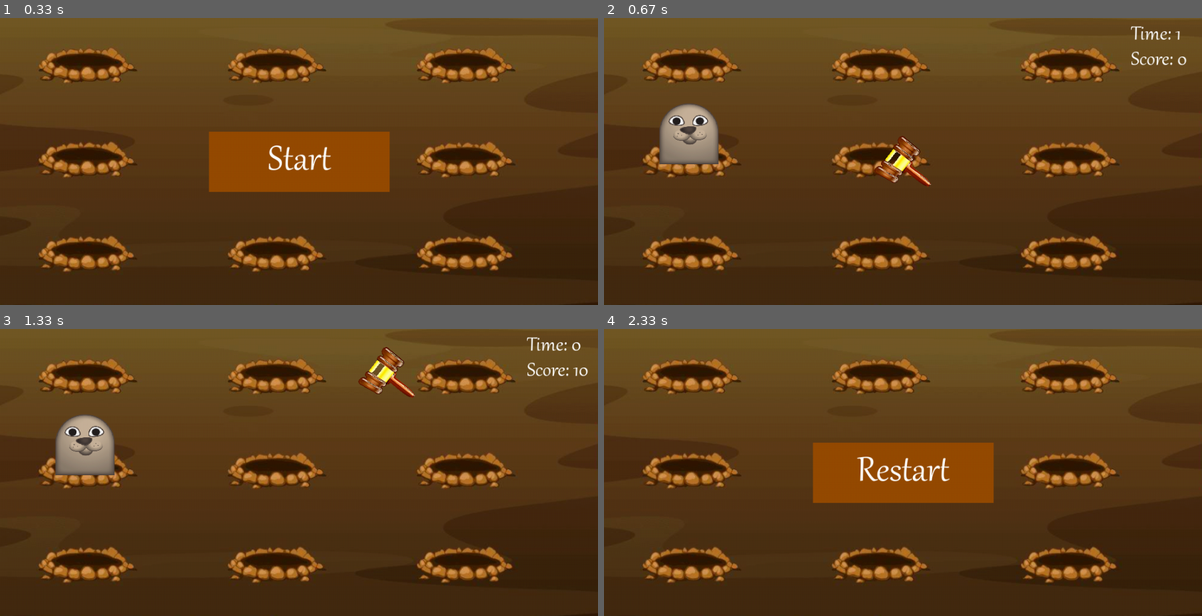
Above: before the commit, frames 1-4 (two rows, left to right).
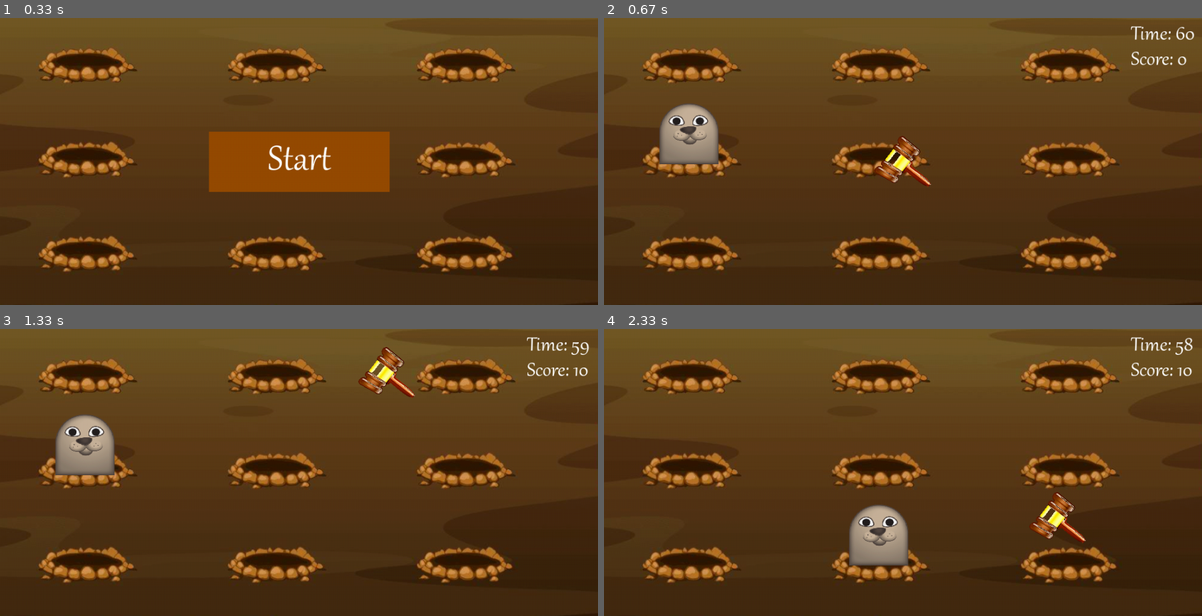
Above: after the commit, the same moments.

Repository: JunhongChen666/pygame-collection
Game: pygame game, started from Whac-A-Mole/main.py
The game is run twice, just before and just after one commit, with the same random seed, the same clock (stepped at 60 frames per second) and the same inputs.
Inputs (mouse positions are in pixels of both pictures, inside the frame that each line leads up to):
- Up to frame 1 (0.33 s): no input
- Up to frame 2 (0.67 s): click (903, 161) at 0.43 s
- Up to frame 3 (1.33 s): click (113, 429) at 0.75 s; click (388, 372) at 1.05 s
- Up to frame 4 (2.33 s): click (914, 374) at 1.38 s; click (908, 501) at 1.72 s; click (1058, 518) at 2.05 s

Frame 1 is identical in both runs. In frame 2, less than 0.1% of the frame differs, in the area x 95-99%, y 3-8%; in frame 3, less than 0.1%; in frame 4, 9.2%, in the area x 34-99%, y 2-83%.

Commit message:
udpated some coe

Diff:
--- a/Whac-A-Mole/main.py
+++ b/Whac-A-Mole/main.py
@@ -23,7 +23,7 @@
     time_remain = 0
     while True:
         clock.tick(30)
-        time_remain = round((1000 - (pygame.time.get_ticks() - init_time)) / 1000.)
+        time_remain = round((60000 - (pygame.time.get_ticks() - init_time)) / 1000.)
         screen.blit(BGIMG, (0, 0))
         for event in pygame.event.get():
             if event.type == pygame.QUIT:
Binary file removed: Whac-A-Mole/resources/images/mole_laugh2.png
Binary file removed: Whac-A-Mole/resources/images/mole_laugh3.png
Binary file removed: Whac-A-Mole/resources/images/mole_thump1.png
Binary file removed: Whac-A-Mole/resources/images/mole_thump2.png
Binary file removed: Whac-A-Mole/resources/images/mole_thump3.png
Binary file removed: Whac-A-Mole/resources/images/mole_thump4.png
